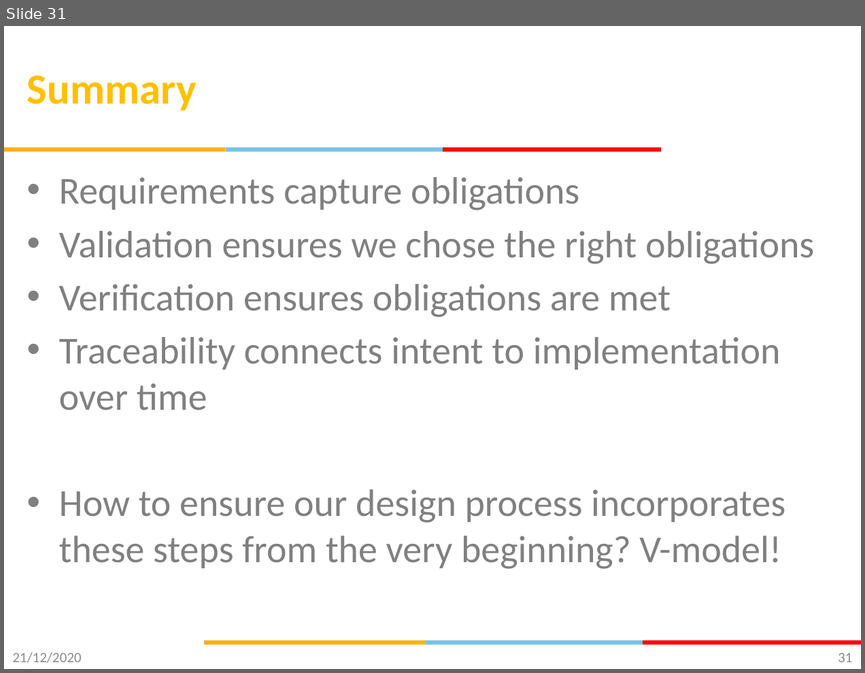
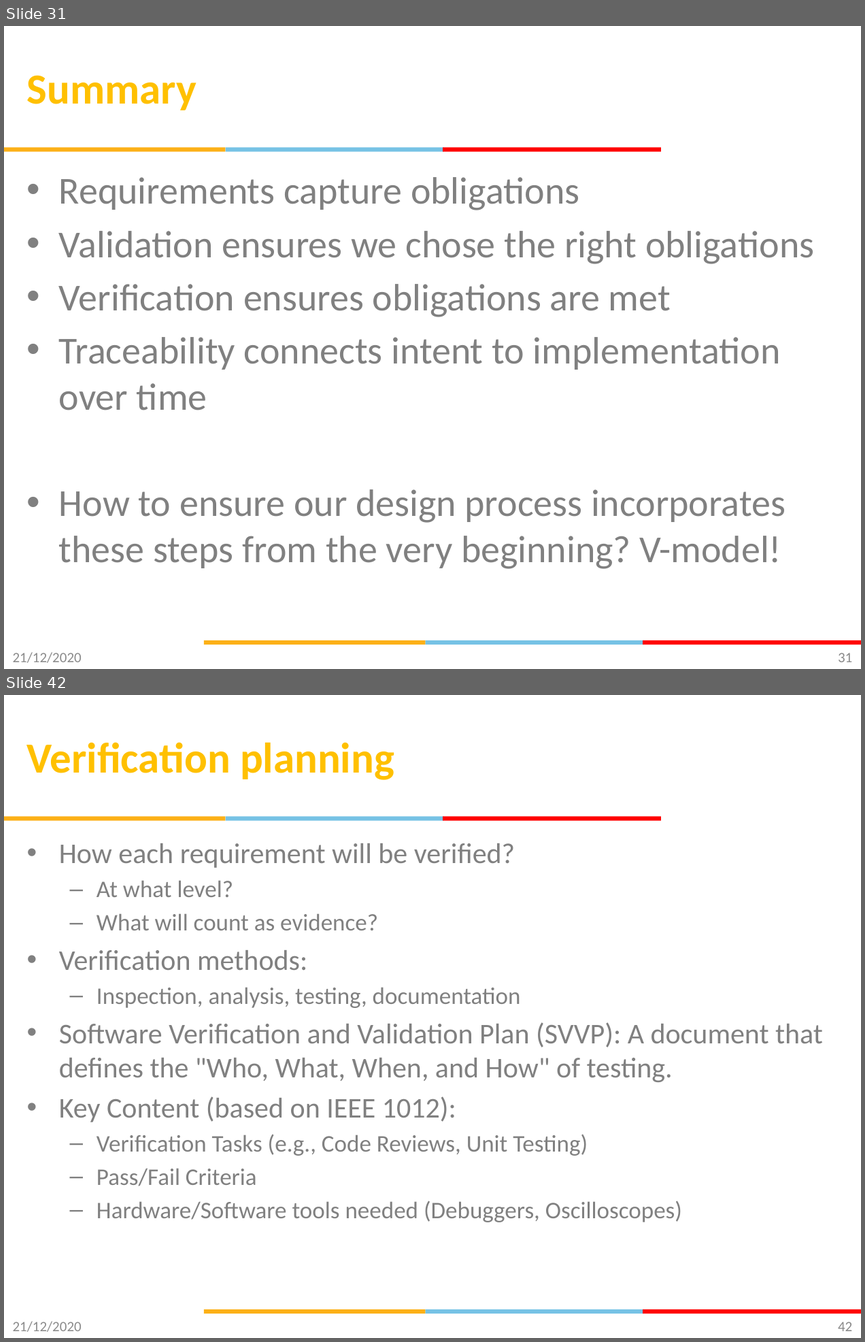
Before and after one commit to gsaurabhr-teaching/csg523-material, a slide deck: Lec-3-5-requirements.pptx. Shown one above the other, each under a label of ours: slide 31 before the commit, slides 31 and 42 after it; the slides between them are not shown. The pictures are 865x673 and 865x1342 pixels, drawn with LibreOffice and Linux fonts; fonts in the diff are those of the drawing; background and template pictures are left out. Boxes give left, top, right and bottom in pixels: in the first picture for what was removed or moved away, otherwise in the second. Text is boxed around its words. In the diff, an @@ line names an element or a change of style, - is before the commit and + after.

```diff
--- a/Lec-3-5-requirements.pptx
+++ b/Lec-3-5-requirements.pptx
@@ slide 42 added at (4,695,861,1338), background #FFFFFF; not listed: 6 template elements that a slide beside it also shows @@
@@ title added at (27,742,394,780), 36 pt, text #FFC000, bold @@
+Verification planning
@@ text added at (59,843,823,1222), 20 pt, text #808080 @@
+• How each requirement will be verified?
+  – At what level?
+  – What will count as evidence?
+• Verification methods:
+  – Inspection, analysis, testing, documentation
+• Software Verification and Validation Plan (SVVP): A document that defines the "Who, What, When, and How" of testing.
+• Key Content (based on IEEE 1012):
+  – Verification Tasks (e.g., Code Reviews, Unit Testing)
+  – Pass/Fail Criteria
+  – Hardware/Software tools needed (Debuggers, Oscilloscopes)
@@ text added at (13,1321,82,1331), 12 pt, text #8C8C8C @@
+21/12/2020
@@ page number added at (838,1321,852,1331), 12 pt, text #898989 @@
+42
```
Also in this commit, not shown: 11 other slides added.
